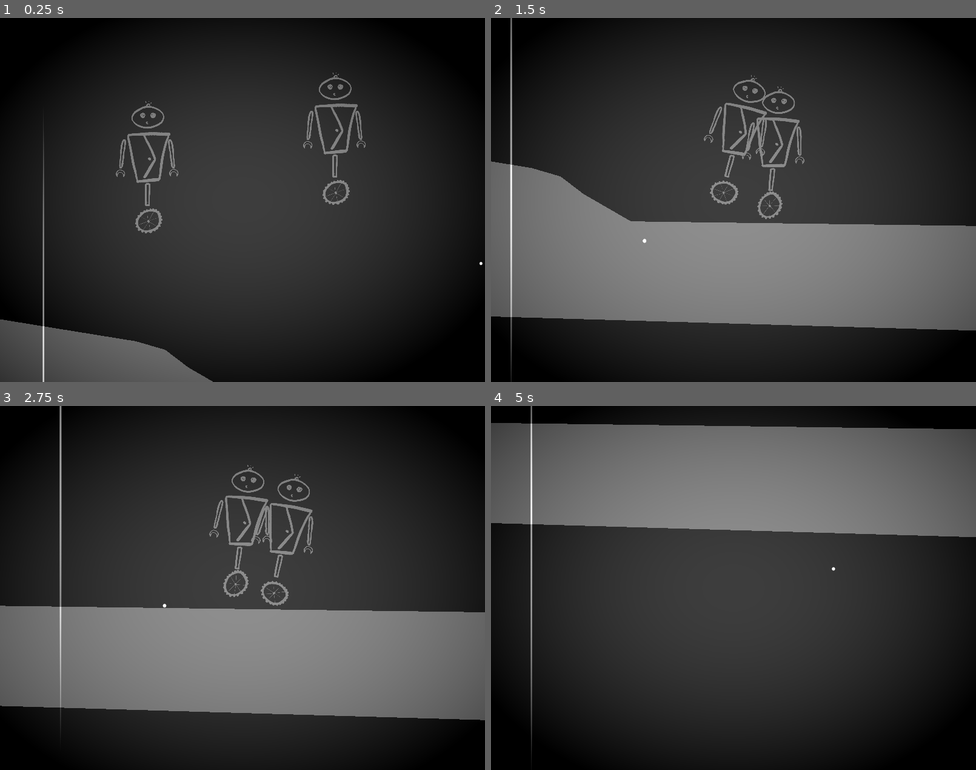
Above: before the commit, frames 1-4 (two rows, left to right).
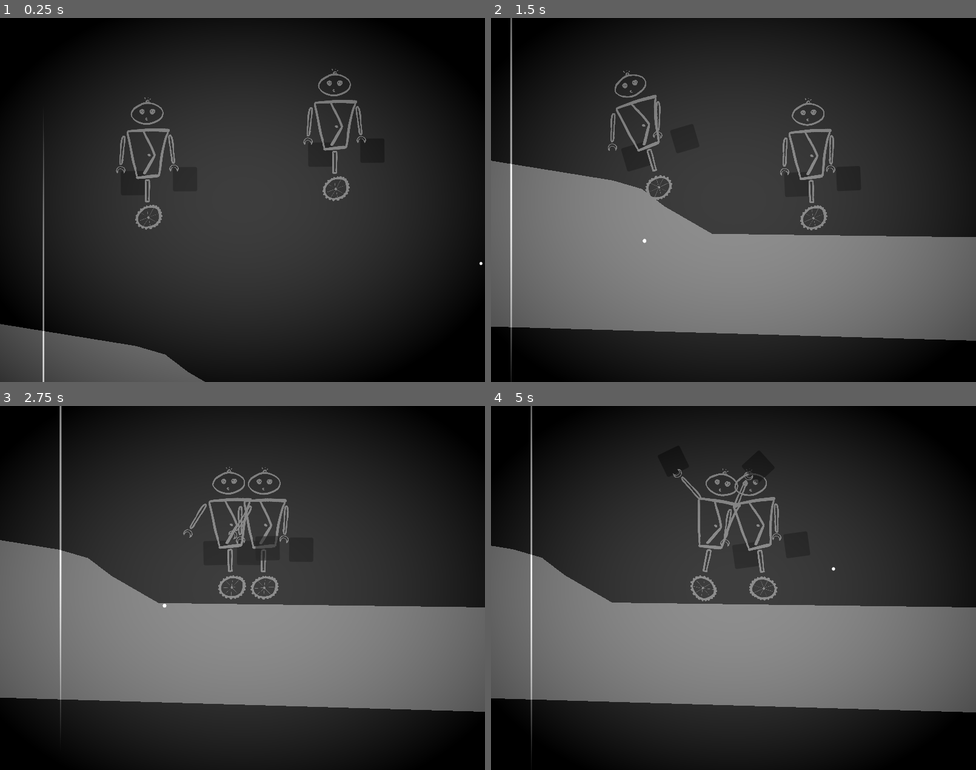
Above: after the commit, the same moments.

Repository: tombuben/KrehkeRobotickeSpoje
Game: Godot game, scene res://level_1.tscn
Same seed, same stepped clock (60 frames per second), same inputs: the game is played once before the commit and once after it.
Inputs:
- Up to frame 1 (0.25 s): no input
- Up to frame 2 (1.5 s): hold D (Player1Right) 0.53-1.28 s; tap J (Player2Left) at 0.6 s; hold S (Player1Down, bound only after the commit) from 1.28 s (still down); tap L (Player2Right) at 1.35 s
- Up to frame 3 (2.75 s): release S (Player1Down, bound only after the commit) at 2.03 s; hold D (Player1Right) from 2.03 s (still down); tap J (Player2Left) at 2.1 s
- Up to frame 4 (5 s): release D (Player1Right) at 2.78 s; hold W (Player1Up, bound only after the commit) 2.78-3.53 s; tap L (Player2Right) at 2.85, 4.35 s; hold A (Player1Left) from 3.53 s (still down); tap J (Player2Left) at 3.6 s

The runs differ from the first frame. In frame 1, 2.4% of the frame differs, in the area x 0-76%, y 14-100%; in frame 2, 8.8%; in frame 3, 9.3%; in frame 4, 59%, in the area x 0-100%, y 4-85%.

Commit message:
rucicky machaji kolem sebe

Diff:
--- a/kolo.gd
+++ b/kolo.gd
@@ -8,7 +8,10 @@
 var right_action : String = ""
 var left_action : String = ""
 
-func init_kolo(set_player : int):
+var speed_boost : float = 1.0
+
+func init_kolo(set_player : int, speed_multiplier : float):
+	speed_boost = speed_multiplier
 	if set_player == 1:
 		right_action = "Player1Right"
 		left_action = "Player1Left"
@@ -29,4 +32,4 @@
 func _physics_process(delta):
 	if is_controller:
 		var velocity = Input.get_axis(left_action, right_action)
-		apply_torque_impulse(torque_strength * velocity)
+		apply_torque_impulse(torque_strength * velocity * speed_boost)
--- a/pandulak.tscn
+++ b/pandulak.tscn
@@ -1,9 +1,10 @@
-[gd_scene load_steps=13 format=3 uid="uid://d2myyy2dlm4ti"]
+[gd_scene load_steps=16 format=3 uid="uid://d2myyy2dlm4ti"]
 
 [ext_resource type="Script" path="res://kolo.gd" id="1_8e416"]
 [ext_resource type="Script" path="res://pandulak_script.gd" id="1_j6uh4"]
 [ext_resource type="Texture2D" uid="uid://crofsfjf38tq4" path="res://art/sisoun/sisoun-postava.png" id="2_ehvyi"]
 [ext_resource type="Texture2D" uid="uid://dcn3wc6gsokrb" path="res://art/sisoun/sisoun-kolecko.png" id="4_r7e3r"]
+[ext_resource type="Script" path="res://ruka.gd" id="5_hgmqo"]
 [ext_resource type="Texture2D" uid="uid://clh7501p8cbld" path="res://art/sisoun/sisoun-telo.png" id="5_i18ex"]
 [ext_resource type="Texture2D" uid="uid://70hm3vid177x" path="res://art/sisoun/sisoun-hlava.png" id="6_atgsl"]
 [ext_resource type="Texture2D" uid="uid://c1414531v8pt" path="res://art/sisoun/sisoun-noha.png" id="7_ummov"]
@@ -16,6 +17,10 @@
 
 [sub_resource type="CircleShape2D" id="CircleShape2D_k35wg"]
 radius = 80.0
+
+[sub_resource type="CircleShape2D" id="CircleShape2D_hj8ou"]
+
+[sub_resource type="CircleShape2D" id="CircleShape2D_m6sau"]
 
 [sub_resource type="CapsuleShape2D" id="CapsuleShape2D_eivqm"]
 height = 83.27
@@ -31,6 +36,7 @@
 texture = ExtResource("2_ehvyi")
 
 [node name="kolo" type="RigidBody2D" parent="."]
+mass = 60.0
 physics_material_override = SubResource("PhysicsMaterial_87njb")
 center_of_mass_mode = 1
 script = ExtResource("1_8e416")
@@ -53,8 +59,107 @@
 position = Vector2(0, -130)
 collision_layer = 0
 collision_mask = 0
-center_of_mass_mode = 1
-center_of_mass = Vector2(0, 400)
+mass = 20.0
+gravity_scale = -1.0
+
+[node name="rukaLeva" type="Node2D" parent="telo"]
+script = ExtResource("5_hgmqo")
+levost = true
+
+[node name="rameno" type="Node2D" parent="telo/rukaLeva"]
+position = Vector2(33, -7)
+
+[node name="StaticBody2D" type="StaticBody2D" parent="telo/rukaLeva/rameno"]
+position = Vector2(9, 53)
+collision_layer = 0
+collision_mask = 0
+
+[node name="CollisionShape2D" type="CollisionShape2D" parent="telo/rukaLeva/rameno/StaticBody2D"]
+shape = SubResource("CircleShape2D_hj8ou")
+
+[node name="Panel" type="Panel" parent="telo/rukaLeva/rameno/StaticBody2D/CollisionShape2D"]
+offset_right = 40.0
+offset_bottom = 40.0
+
+[node name="RigidBody2D" type="RigidBody2D" parent="telo/rukaLeva"]
+position = Vector2(33, -8)
+mass = 0.5
+
+[node name="CollisionShape2D" type="CollisionShape2D" parent="telo/rukaLeva/RigidBody2D"]
+position = Vector2(9, 53)
+shape = SubResource("CircleShape2D_m6sau")
+
+[node name="Sisoun-ruka-leva" type="Sprite2D" parent="telo/rukaLeva/RigidBody2D"]
+position = Vector2(6.99999, 26)
+rotation = 3.14159
+scale = Vector2(0.1, -0.1)
+texture = ExtResource("8_o1u8b")
+
+[node name="sisoun-packa-prava" type="Sprite2D" parent="telo/rukaLeva/RigidBody2D/Sisoun-ruka-leva"]
+position = Vector2(-40, 300)
+scale = Vector2(-1, 1)
+texture = ExtResource("9_v4twp")
+
+[node name="PinJoint2D" type="PinJoint2D" parent="telo/rukaLeva"]
+position = Vector2(33, -8)
+node_a = NodePath("../RigidBody2D")
+node_b = NodePath("../..")
+
+[node name="DampedSpringJoint2D" type="DampedSpringJoint2D" parent="telo/rukaLeva"]
+position = Vector2(42, 46)
+rotation = -1.5708
+node_a = NodePath("../rameno/StaticBody2D")
+node_b = NodePath("../RigidBody2D")
+length = 5.0
+stiffness = 64.0
+
+[node name="rukaPrava" type="Node2D" parent="telo"]
+script = ExtResource("5_hgmqo")
+
+[node name="rameno" type="Node2D" parent="telo/rukaPrava"]
+position = Vector2(-32, -7)
+
+[node name="StaticBody2D" type="StaticBody2D" parent="telo/rukaPrava/rameno"]
+position = Vector2(-12, 59)
+collision_layer = 0
+collision_mask = 0
+
+[node name="CollisionShape2D" type="CollisionShape2D" parent="telo/rukaPrava/rameno/StaticBody2D"]
+shape = SubResource("CircleShape2D_hj8ou")
+
+[node name="Panel" type="Panel" parent="telo/rukaPrava/rameno/StaticBody2D/CollisionShape2D"]
+offset_right = 40.0
+offset_bottom = 40.0
+
+[node name="RigidBody2D" type="RigidBody2D" parent="telo/rukaPrava"]
+position = Vector2(-32, -7)
+mass = 0.5
+
+[node name="CollisionShape2D" type="CollisionShape2D" parent="telo/rukaPrava/RigidBody2D"]
+position = Vector2(-12, 59)
+shape = SubResource("CircleShape2D_m6sau")
+
+[node name="Sisoun-ruka-prava" type="Sprite2D" parent="telo/rukaPrava/RigidBody2D"]
+position = Vector2(-9, 26)
+scale = Vector2(0.1, 0.1)
+texture = ExtResource("8_o1u8b")
+
+[node name="sisoun-packa-prava" type="Sprite2D" parent="telo/rukaPrava/RigidBody2D/Sisoun-ruka-prava"]
+position = Vector2(-39.9999, 310)
+texture = ExtResource("9_v4twp")
+
+[node name="PinJoint2D" type="PinJoint2D" parent="telo/rukaPrava"]
+position = Vector2(-32, -7)
+node_a = NodePath("../RigidBody2D")
+node_b = NodePath("../..")
+
+[node name="DampedSpringJoint2D" type="DampedSpringJoint2D" parent="telo/rukaPrava"]
+position = Vector2(-45, 52)
+rotation = -1.5708
+node_a = NodePath("../rameno/StaticBody2D")
+node_b = NodePath("../RigidBody2D")
+length = 5.0
+stiffness = 64.0
 
 [node name="CollisionShape2D" type="CollisionShape2D" parent="telo"]
 position = Vector2(1, 47)
@@ -74,22 +179,3 @@
 position = Vector2(0, 84.465)
 scale = Vector2(0.1, 0.1)
 texture = ExtResource("7_ummov")
-
-[node name="Sisoun-ruka-prava" type="Sprite2D" parent="telo"]
-position = Vector2(-41, 19)
-scale = Vector2(0.1, 0.1)
-texture = ExtResource("8_o1u8b")
-
-[node name="sisoun-packa-prava" type="Sprite2D" parent="telo/Sisoun-ruka-prava"]
-position = Vector2(-39.9999, 310)
-texture = ExtResource("9_v4twp")
-
-[node name="Sisoun-ruka-leva" type="Sprite2D" parent="telo"]
-position = Vector2(39, 19)
-scale = Vector2(-0.1, 0.1)
-texture = ExtResource("8_o1u8b")
-
-[node name="sisoun-packa-prava" type="Sprite2D" parent="telo/Sisoun-ruka-leva"]
-position = Vector2(-40, 300)
-scale = Vector2(-1, 1)
-texture = ExtResource("9_v4twp")
--- a/pandulak_script.gd
+++ b/pandulak_script.gd
@@ -3,13 +3,16 @@
 @export var player : int = 1
 @export var leva_ruka : bool = true;
 @export var prava_ruka : bool = true;
+@export var speed_multiplier : float = 1
 
 var kolecko : Node2D
 
 # Called when the node enters the scene tree for the first time.
 func _ready():
 	kolecko = $kolo
-	kolecko.init_kolo(player)
+	kolecko.init_kolo(player, speed_multiplier)
+	$telo/rukaLeva.init_ruka(player)
+	$telo/rukaPrava.init_ruka(player)
 
 func get_kolo_position():
 	return kolecko.global_position
--- a/project.godot
+++ b/project.godot
@@ -46,6 +46,16 @@
 , Object(InputEventJoypadMotion,"resource_local_to_scene":false,"resource_name":"","device":1,"axis":0,"axis_value":1.0,"script":null)
 ]
 }
+Player1Up={
+"deadzone": 0.5,
+"events": [Object(InputEventKey,"resource_local_to_scene":false,"resource_name":"","device":-1,"window_id":0,"alt_pressed":false,"shift_pressed":false,"ctrl_pressed":false,"meta_pressed":false,"pressed":false,"keycode":0,"physical_keycode":87,"key_label":0,"unicode":119,"echo":false,"script":null)
+]
+}
+Player1Down={
+"deadzone": 0.5,
+"events": [Object(InputEventKey,"resource_local_to_scene":false,"resource_name":"","device":-1,"window_id":0,"alt_pressed":false,"shift_pressed":false,"ctrl_pressed":false,"meta_pressed":false,"pressed":false,"keycode":0,"physical_keycode":83,"key_label":0,"unicode":115,"echo":false,"script":null)
+]
+}
 
 [rendering]
 
--- /dev/null
+++ b/ruka.gd
@@ -0,0 +1,59 @@
+class_name ruka extends Node2D
+
+@export var torque_strength : float = 1000
+@export var player : int = 0
+
+@export var upper_limit : float = 2.5
+@export var lower_limit : float = 0
+
+@export var levost : bool
+
+@onready var mover : Node2D = $rameno
+@export var rotation_speed: float = 0.1
+
+var is_controller = false
+
+var up_action : String = ""
+var down_action : String = ""
+
+func init_ruka(set_player : int):
+	if set_player == 1:
+		up_action = "Player1Up"
+		down_action = "Player1Down"
+		is_controller = true
+	elif set_player == 2:
+		up_action = "Player2Up"
+		down_action = "Player2Down"
+		is_controller = true
+
+	#if levost:
+	#	mover.rotate(-1.5)
+	#else :
+	#	mover.rotate(1.5)
+
+
+# Called when the node enters the scene tree for the first time.
+func _ready():
+	if levost:
+		rotation_speed = rotation_speed * -1
+		var old_lower_limit = lower_limit
+		lower_limit = -1*upper_limit
+		upper_limit = -1*old_lower_limit
+	#we call init_ruka in pandulak_script
+	#init_ruka(player)
+	pass
+
+
+# Called every frame. 'delta' is the elapsed time since the previous frame.
+func _physics_process(delta):
+	#return
+	if is_controller:
+		if levost:
+			print(mover.rotation)
+		var input_strenght = Input.get_axis(down_action, up_action)
+		mover.rotate(input_strenght * rotation_speed)
+		if mover.rotation < lower_limit:
+			mover.rotate(lower_limit - mover.rotation)
+		if mover.rotation > upper_limit:
+			mover.rotate(upper_limit - mover.rotation)
+		#apply_torque_impulse(torque_strength * velocity)
Not shown, changed: .gitignore
